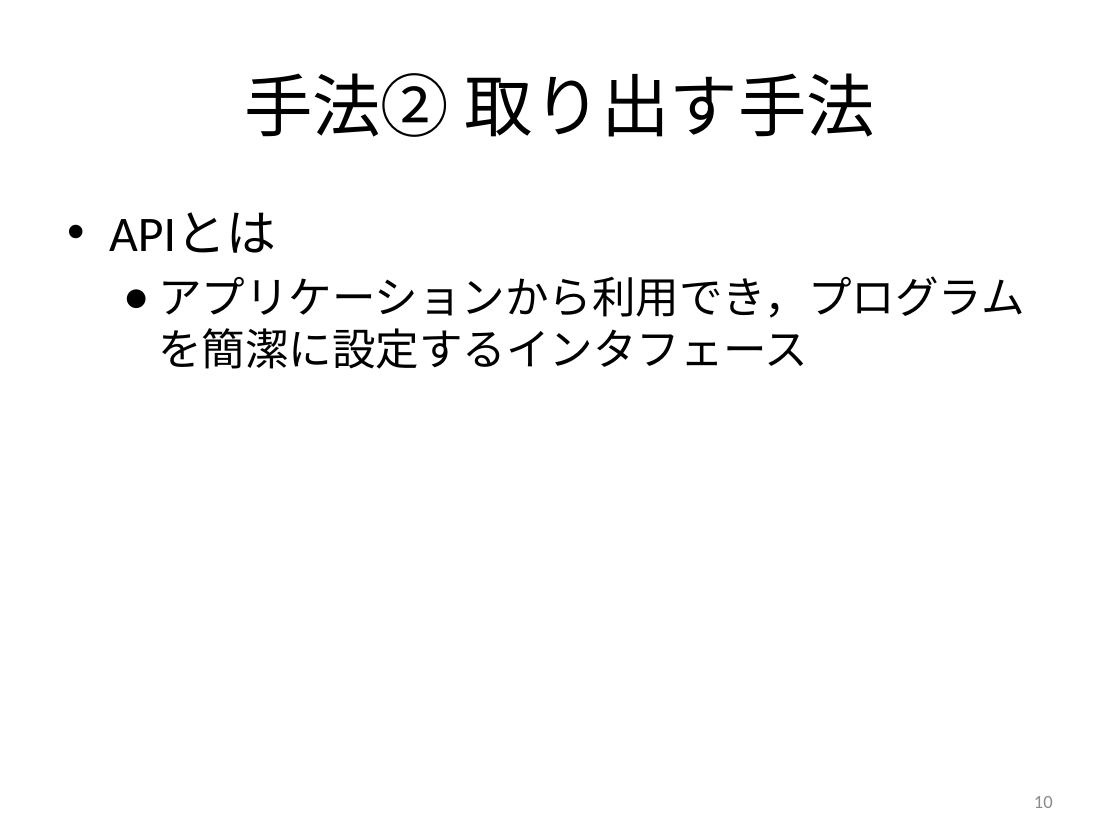
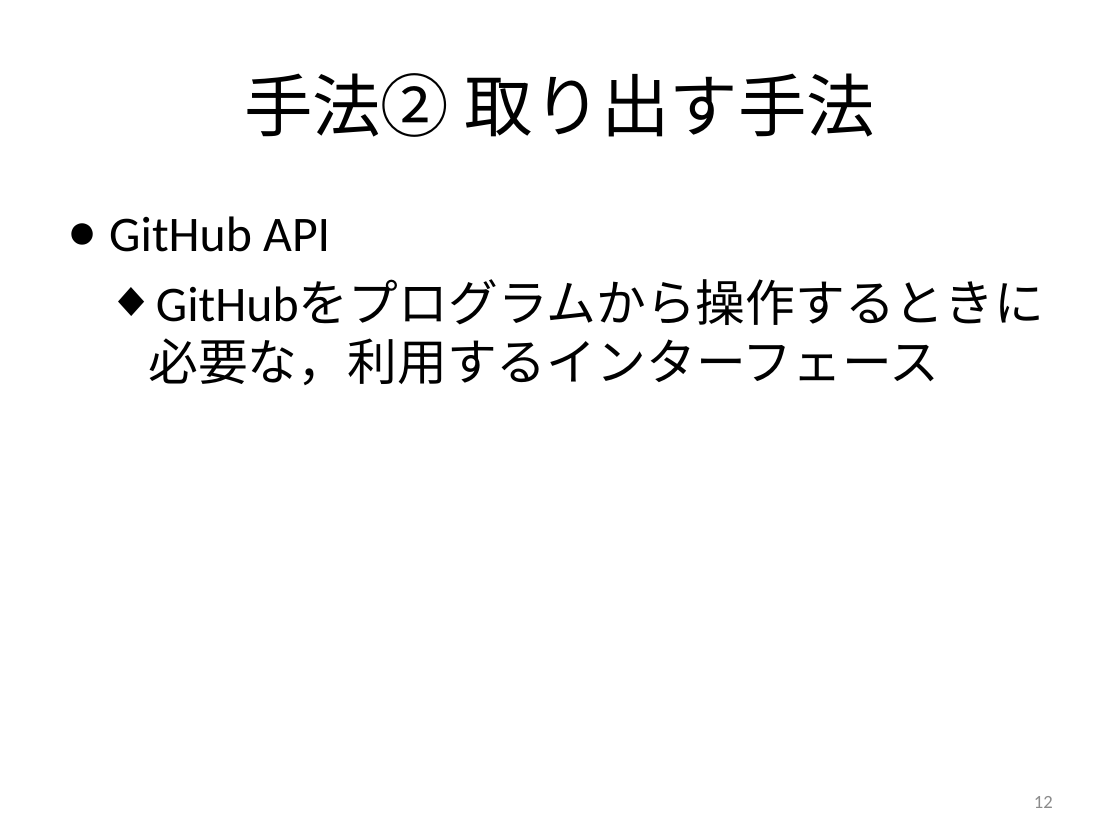
Before and after one commit to keimatsui/kadai, a slide deck: slide 12 of 卒業論文/2012/工藤亮/卒論発表（工藤）.pptx (slide 10 before the commit). Drawn at 1120x840 pixels with LibreOffice and Linux fonts; fonts in the diff are those of the drawing. Boxes give left, top, right and bottom in pixels: in the first picture for what was removed or moved away, otherwise in the second. Text is boxed around its words. In the diff, an @@ line names an element or a change of style, - is before the commit and + after.

```diff
--- a/卒業論文/2012/工藤亮/卒論発表（工藤）.pptx
+++ b/卒業論文/2012/工藤亮/卒論発表（工藤）.pptx
@@ text at [109, 216, 939, 385]: text changed; size 28 to 32 pt @@
-• APIとは
-  ● アプリケーションから利用でき，プログラムを簡潔に設定するインタフェース
+● GitHub API
+  ◆ GitHubをプログラムから操作するときに必要な，利用するインターフェース
@@ page number at [1034, 796, 1053, 808]: text changed @@
-10
+12
```
Also in this commit, not shown: 14 other slides changed, 3 slides added, 3 slides removed.
